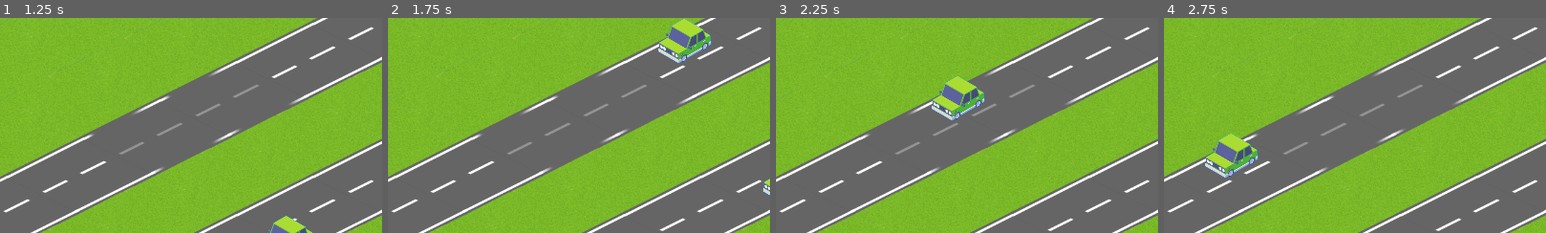
Above: before the commit, frames 1-4 (left to right).
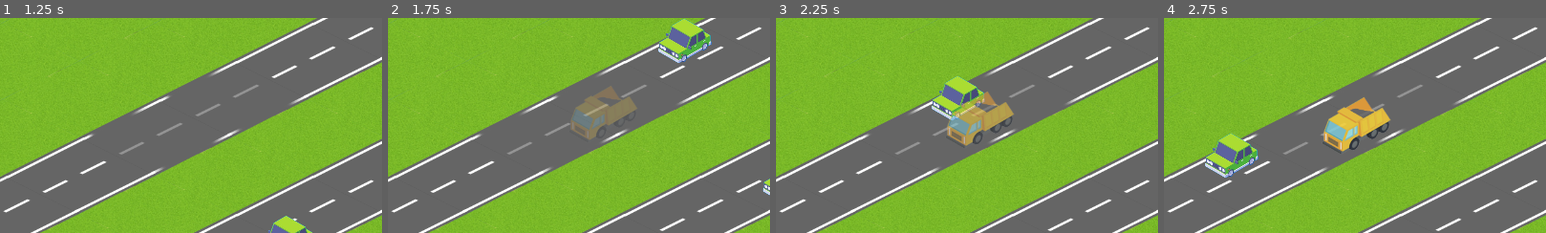
Above: after the commit, the same moments.

Repository: Machalord/Global-Game-Jam-2020
Game: Godot game, scene res://game.tscn
Same seed, same stepped clock (60 frames per second), same inputs: the game is played once before the commit and once after it.
Inputs (mouse positions are % of the whole screen's width and height, from its top left):
- Up to frame 1 (1.25 s): move the mouse to (72, 45) at 0.52 s; click (72, 45) at 0.6 s
- Up to frame 2 (1.75 s): move the mouse to (30, 55) at 1.27 s; click (30, 55) at 1.35 s
- Up to frame 3 (2.25 s): move the mouse to (60, 28) at 2.02 s; click (60, 28) at 2.1 s
- Up to frame 4 (2.75 s): no input
The pictures show only the part of the screen within x 10-60%, y 26-76%; the shares and areas given below are measured in that part.

Frame 1 is identical in both runs. In frame 2, 1.8% of the frame differs, in the area x 48-66%, y 31-57%; in frame 3, 2.3%; in frame 4, 2.5%, in the area x 41-60%, y 36-64%.

Commit message:
Agregada interaccion del volcador

Diff:
--- a/game.gd
+++ b/game.gd
@@ -6,6 +6,7 @@
 # var b = "text"
 
 var aplanadoraInstance = load("res://aplanadora.tscn")
+var volcadorInstance = load("res://volcador.tscn")
 
 # Called when the node enters the scene tree for the first time.
 func _ready():
@@ -36,7 +37,13 @@
 				apaux.position = $TileMap.map_to_world(mapPos) + Vector2(0,64)
 				apaux.get_child(0).SetPosicion(mapPos)
 				add_child(apaux)
-				#$TileMap.set_cellv(mapPos,tileMapSelect)
+		2:#SI ES UN TILE DESPINTADO
+			if not ocupado and menuSelection == 0 and coins > 10:#SI EN EL MENU SELECCIONAMOS LA REPARACION DE BACHES
+				coins -=10
+				var apaux = volcadorInstance.instance()
+				apaux.position = $TileMap.map_to_world(mapPos) + Vector2(0,64)
+				apaux.get_child(0).SetPosicion(mapPos)
+				add_child(apaux)
 	pass
 
 var tileMapSelect = 0
--- a/volcador.gd
+++ b/volcador.gd
@@ -3,6 +3,14 @@
 var andar = true
 var transparencia = false
 var alpha = 0.0
+
+var mapaPos
+func SetPosicion(pos):
+	mapaPos = pos
+
+func GetMapaPos():
+	return mapaPos
+
 func _process(delta):
 	if andar:
 		position.x -= 1.28/2
@@ -15,18 +23,17 @@
 			alpha += 0.01
 			modulate.a =alpha
 	if alpha <= 0:
-		queue_free()
-
+		get_parent().queue_free()
 
 func _on_Area2D_area_entered(area):
 	if area.is_in_group("volcador"):
 		andar=false
-
-
 	pass # Replace with function body.
 
 
 func _on_AnimationPlayer_animation_finished(anim_name):
 	andar = true
+	var tilemap = get_node("/root/game/TileMap")
+	tilemap.set_cellv(mapaPos,0)
 	transparencia=true
 	pass # Replace with function body.
--- a/volcador.tscn
+++ b/volcador.tscn
@@ -30,7 +30,9 @@
 position = Vector2( 1024.63, 64.9116 )
 texture = ExtResource( 3 )
 
-[node name="volcador" type="Sprite" parent="."]
+[node name="volcador" type="Sprite" parent="." groups=[
+"Ocupados",
+]]
 modulate = Color( 1, 1, 1, 0 )
 position = Vector2( 85.6195, -49.0965 )
 texture = ExtResource( 2 )
